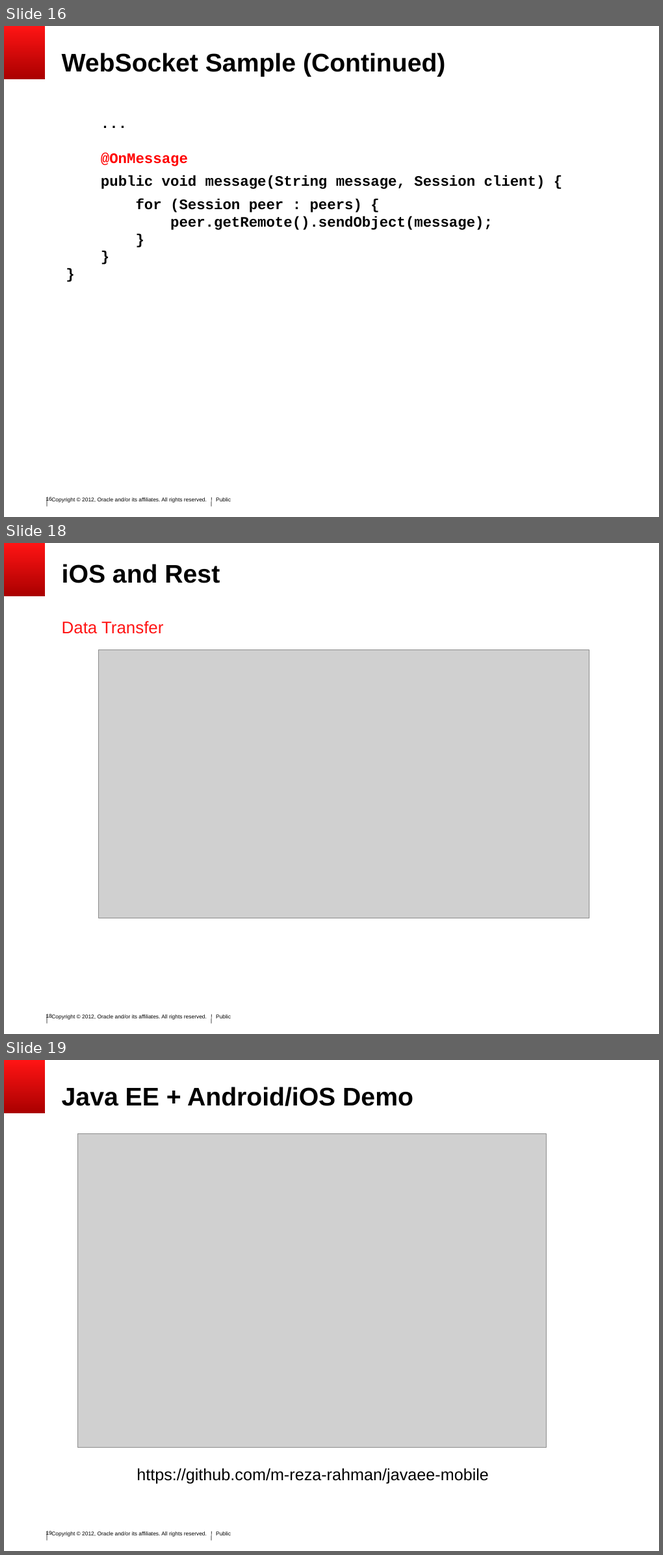
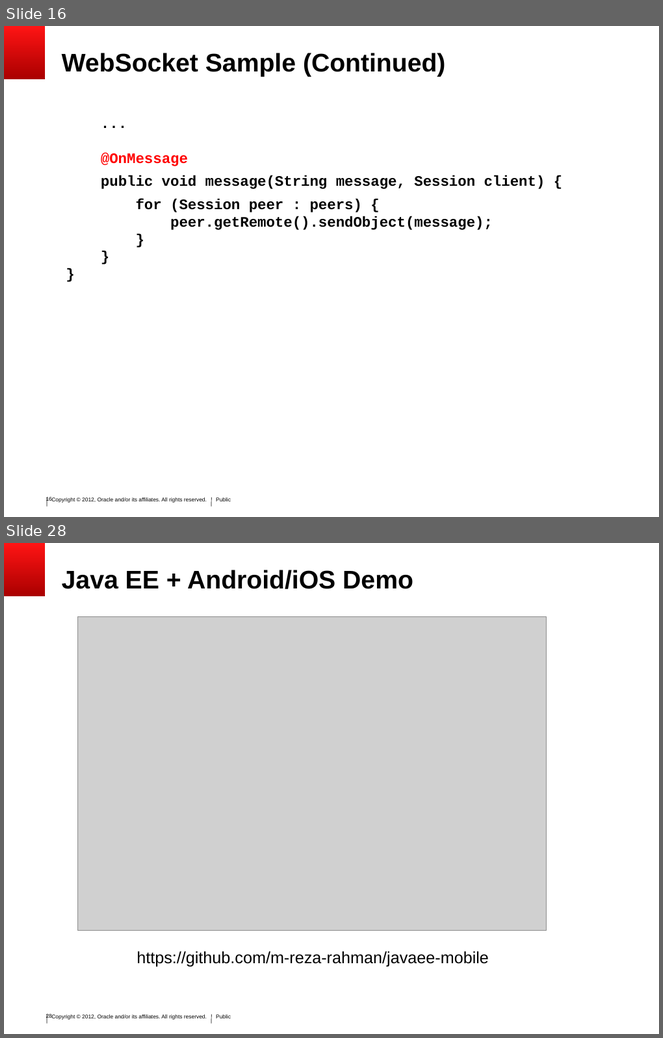
Before and after one commit to SoryBalde/javaee-mobile, a slide deck: javaee_mobile.ppt. Shown one above the other, each under a label of ours: slides 16, 18 and 19 before the commit, slides 16 and 28 after it; the slides between them are not shown. The pictures are 663x1555 and 663x1038 pixels, drawn with LibreOffice and Linux fonts; fonts in the diff are those of the drawing; grey boxes stand for pictures; background and template pictures are left out. Boxes give left, top, right and bottom in pixels: in the first picture for what was removed or moved away, otherwise in the second. Text is boxed around its words. In the diff, an @@ line names an element or a change of style, - is before the commit and + after.

```diff
--- a/javaee_mobile.ppt
+++ b/javaee_mobile.ppt
@@ slide 18 removed at (4,543,659,1034), background #FFFFFF; not listed: 6 template elements that a slide beside it also shows @@
@@ title removed at (62,564,220,583) @@
-iOS and Rest
@@ text removed at (62,621,163,634) @@
-Data Transfer
@@ picture removed at (98,650,589,918) @@
@@ what was slide 19 is now slide 28 @@
@@ page number at (46,1014,52,1019): text changed @@
-19
+28
```
Also in this commit, not shown: 12 slides added, 1 other slide removed.
